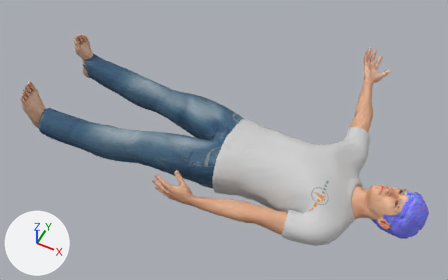
Two versions of the glTF model models/human.glb, one commit apart.
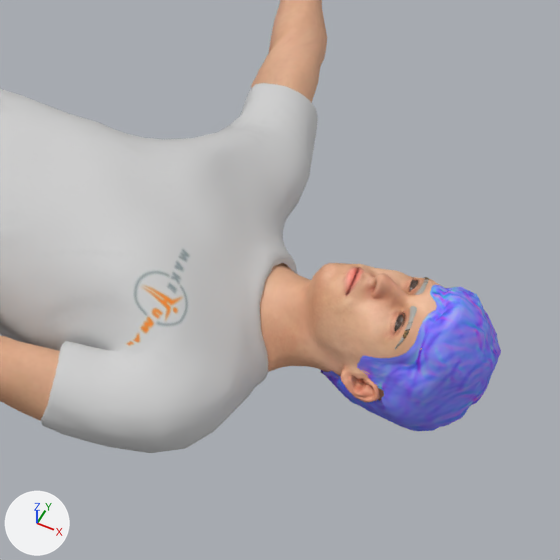
Old and new are each drawn whole from a camera (50 mm lens) standing at (0.73, -1.588, 2.181) and looking at (-0.126, 0.125, 0.04) and again close up on the part from 60% to 100% of the width and 36% to 100% of the height. The lights are fixed; the arrows at lower left show +X, +Y and +Z. The last two pictures show the newer version. Vertices at exactly the same position are counted once.

The first close-up shows 'Body', 'Clothes', 'Eyebrows', 'Eyes', 'Hair'.
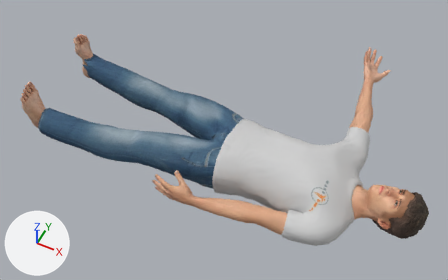
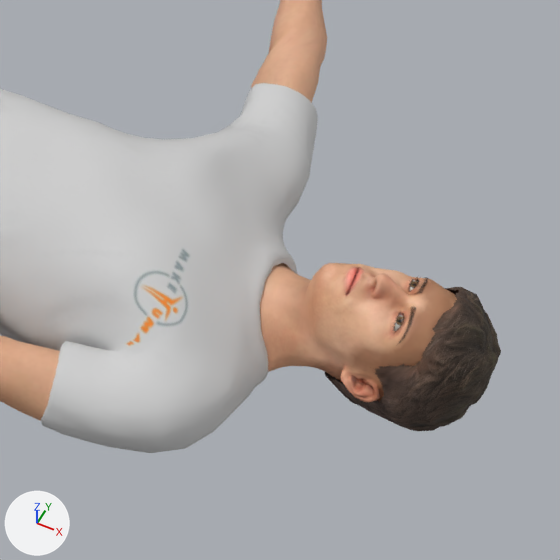
Where the change shows, as pixel boxes (x1, y1, x2, y2) in the close-ups (560 x 560 px):
'Body', recoloured: (264, 277, 441, 402) in both
'Hair', surface changed (blue to brown): (325, 287, 501, 431) in both
'Eyebrows', surface changed: (398, 277, 428, 344) in both
'Eyes', surface changed: (395, 280, 418, 331) in both

What changed in the scene script:
```text
Change img_image_2:
    img_image_2: load_image('Image_2', '_unpacked/Image_2', 1024, 1024, 'sRGB') -> load_image('Image_2', '_unpacked/Image_2', 1024, 1024, 'Non-Color')
Change mat_skin:
    add n3 = _N.new('ShaderNodeMix'); n3.name = 'Mix'
    add n3.data_type = 'RGBA'
    add n3.blend_type = 'MULTIPLY'
    add n3.inputs[0].default_value = 1.0  # 'Factor'
    add n4 = _N.new('ShaderNodeVertexColor'); n4.name = 'Color Attribute'
    where n2 = _N.new('ShaderNodeTexImage'); n2.name = 'Image Texture'
    where n0 = _N.new('ShaderNodeBsdfPrincipled'); n0.name = 'Principled BSDF'
    remove _L.new(n2.outputs[0], n0.inputs[0])  # 'Color' to 'Base Color'
    add _L.new(n3.outputs[2], n0.inputs[0])  # 'Result' to 'Base Color'
    add _L.new(n4.outputs[0], n3.inputs[7])  # 'Color' to 'B'
    add _L.new(n2.outputs[0], n3.inputs[6])  # 'Color' to 'A'
Change mat_hair:
    where n3 = _N.new('ShaderNodeMath'); n3.name = 'Math.001'
    remove n3.inputs[1].default_value = 0.35  # 'Value'
    where n4 = _N.new('ShaderNodeTexImage'); n4.name = 'Image Texture'
    n4.image: img_image_2 -> img_image_3
    add n5 = _N.new('ShaderNodeNormalMap'); n5.name = 'Normal Map'
    add n5.uv_map = 'UVMap'
    add n5.inputs[0].default_value = 0.8  # 'Strength'
    add n6 = _N.new('ShaderNodeTexImage'); n6.name = 'Image Texture.001'
    add n6.image = img_image_2
    where n0 = _N.new('ShaderNodeBsdfPrincipled'); n0.name = 'Principled BSDF'
    add _L.new(n5.outputs[0], n0.inputs[5])  # 'Normal' to 'Normal'
    add _L.new(n6.outputs[0], n5.inputs[1])  # 'Color' to 'Color'
Change mat_eyes:
    where n4 = _N.new('ShaderNodeTexImage'); n4.name = 'Image Texture'
    n4.image: img_image_3 -> img_image_4
Change mat_eyebrows:
    mat_eyebrows.texture: img_image_4 -> img_image_5  # with its transparency
Change me_body:
    where me_body.from_pydata(...)  # 10836 vertices, 21540 faces; spans x -0.95..0.8, y -0.32..0.91, z 0.05..0.32
    used by ob_body; location = (0.0, 0.0, 0.0)
    me_body part 1: vertex colours changed
```
